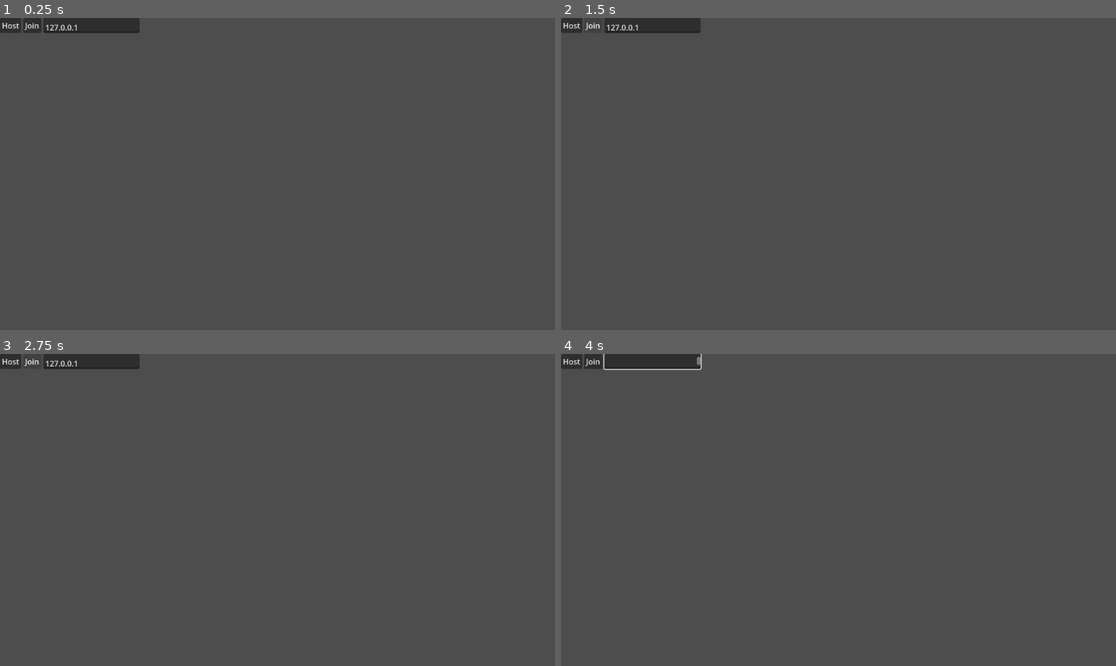
Above: before the commit, frames 1-4 (two rows, left to right).
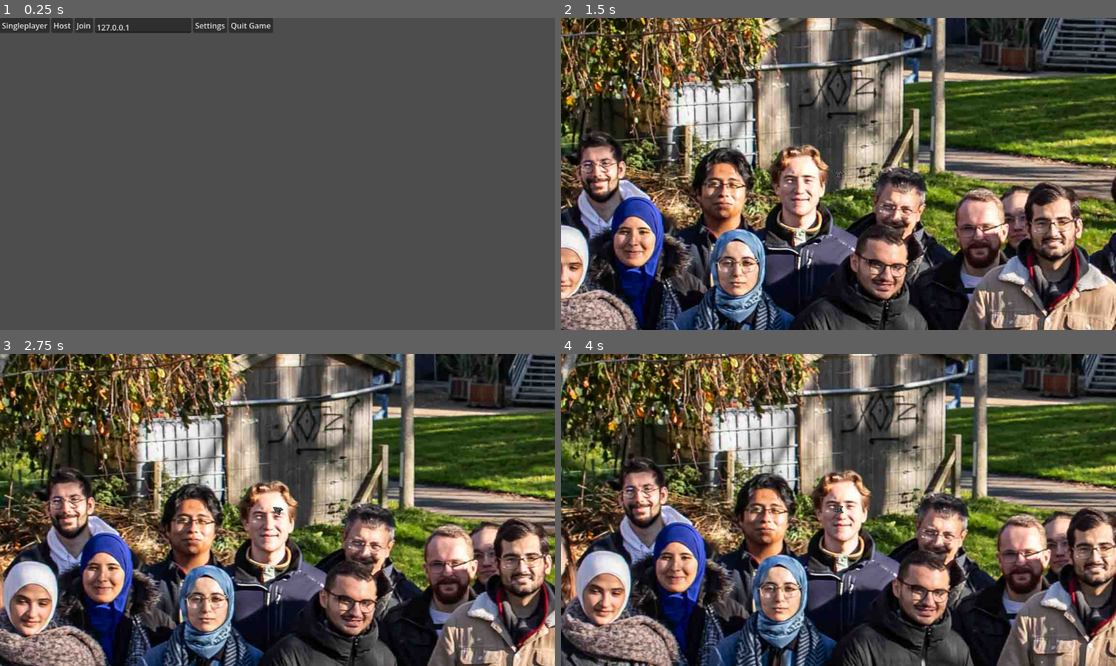
Above: after the commit, the same moments.

Repository: LiamRICE/functional-multiplayer-test-01
Game: Godot game, scene res://multiplayer.tscn
The game is run twice, just before and just after one commit, with the same random seed, the same clock (stepped at 60 frames per second) and the same inputs.
Inputs (mouse positions are in pixels of both pictures, inside the frame that each line leads up to):
- Up to frame 1 (0.25 s): no input
- Up to frame 2 (1.5 s): click "Host" at 0.5 s; click (583, 24) at 1.25 s, where only the run after the commit has a clickable "Singleplayer"
- Up to frame 3 (2.75 s): click (33, 360) at 2 s, where only the run before the commit has a clickable "Join"
- Up to frame 4 (4 s): move the mouse to (960, 494) at 2.77 s; hold Right (ui_right) 2.78-3.53 s; tap Enter at 3.5 s; move the mouse to (727, 525) at 3.52 s; hold Down (ui_down) from 3.53 s (still down)

The runs differ from the first frame. In frame 1, 1.3% of the frame differs, in the area x 0-50%, y 0-5%; in frame 2, 88%, in the area x 0-100%, y 0-100%; in frame 3, 88%; in frame 4, 87%.

Commit message:
Added a game menu, pausing for the host, quitting and loading into multiplayer and singleplayer games, and disconnecting the client gracefully

Diff:
--- a/multiplayer.gd
+++ b/multiplayer.gd
@@ -1,11 +1,13 @@
 extends Node
 
 const PORT:int = 4433
+var paused:bool = true
+var is_multiplayer:bool = false
 
 # Called when the node enters the scene tree for the first time.
 func _ready() -> void:
 # Start paused.
-	get_tree().paused = true
+	get_tree().paused = paused
 	# You can save bandwidth by disabling server relay and peer notifications.
 	multiplayer.server_relay = false
 
@@ -14,12 +16,33 @@
 		print("Automatically starting dedicated server.")
 		_on_host_pressed.call_deferred()
 
+	#multiplayer.peer_disconnected.connect(_on_disconnection)
+	multiplayer.server_disconnected.connect(_on_disconnection)
+
 
 func _on_host_pressed() -> void:
 	# Start as server.
+	host_game()
+
+
+func _on_connect_pressed() -> void:
+	join_game()
+
+
+func _on_singleplayer_pressed() -> void:
+	start_game()
+
+
+func _on_disconnection():
+	print("Disconnected!")
+	%MainUI.visible = true
+
+
+func host_game(port:int=PORT):
 	print("Pressed host")
+	is_multiplayer = true
 	var peer = ENetMultiplayerPeer.new()
-	peer.create_server(PORT)
+	peer.create_server(port)
 	if peer.get_connection_status() == MultiplayerPeer.CONNECTION_DISCONNECTED:
 		OS.alert("Failed to start multiplayer server.")
 		return
@@ -27,15 +50,22 @@
 	print("Server Hosted")
 	start_game()
 
-func _on_connect_pressed() -> void:
+
+func join_game(port:int=PORT):
 	# Start as client.
+	is_multiplayer = true
 	print("Pressed connect")
-	var txt : String = $UI/Net/Options/Remote.text
-	if txt == "":
+	var ip_address : String = %Remote.text
+	if ip_address == "":
 		OS.alert("Need a remote to connect to.")
 		return
 	var peer = ENetMultiplayerPeer.new()
-	peer.create_client(txt, PORT)
+	peer.create_client(ip_address, port)
+
+	print("Connection Status :", peer.get_connection_status())
+	print("CONNECTED: ", ENetMultiplayerPeer.ConnectionStatus.CONNECTION_CONNECTED)
+	print("CONNECTING: ", ENetMultiplayerPeer.ConnectionStatus.CONNECTION_CONNECTING)
+	print("DISCONNECTED: ", ENetMultiplayerPeer.ConnectionStatus.CONNECTION_DISCONNECTED)
 	if peer.get_connection_status() == MultiplayerPeer.CONNECTION_DISCONNECTED:
 		OS.alert("Failed to start multiplayer client.")
 		return
@@ -46,11 +76,12 @@
 
 func start_game():
 	# Hide the UI and unpause to start the game.
-	$UI.hide()
+	%MainUI.hide()
 	get_tree().paused = false
+	paused = false
 	# Only change level on the server.
 	# Clients will instantiate the level via the spawner.
-	if multiplayer.is_server():
+	if multiplayer.is_server() or is_multiplayer == false:
 		change_level.call_deferred(load("res://level.tscn"))
 
 
@@ -61,4 +92,30 @@
 		level.remove_child(c)
 		c.queue_free()
 	# Add new level.
-	level.add_child(scene.instantiate())
+	if scene != null:
+		level.add_child(scene.instantiate())
+
+
+func _input(event: InputEvent) -> void:
+	if event.is_action_pressed("game_menu"):
+		print("Game Menu action pressed")
+		paused = !paused
+		%GameMenuUI.visible = paused
+		get_tree().paused = paused
+
+
+func _on_quit_level_button_pressed() -> void:
+	change_level(null)
+	%MainUI.visible = true
+	%GameMenuUI.visible = false
+	paused = true
+	is_multiplayer = false
+	multiplayer.multiplayer_peer.close()
+	multiplayer.multiplayer_peer = OfflineMultiplayerPeer.new()
+	get_tree().paused = true
+
+
+func _on_resume_level_button_pressed() -> void:
+	%GameMenuUI.visible = false
+	paused = false
+	get_tree().paused = paused
--- a/multiplayer.tscn
+++ b/multiplayer.tscn
@@ -1,39 +1,99 @@
 [gd_scene format=3 uid="uid://wldfbfwr8dn2"]
 
 [ext_resource type="Script" uid="uid://ym2dtvlp42vm" path="res://multiplayer.gd" id="1_o4y1c"]
+[ext_resource type="Script" uid="uid://bml7p1m8wco75" path="res://ui_manager.gd" id="2_wktud"]
 
 [node name="Multiplayer" type="Node" unique_id=743440370]
 process_mode = 3
 script = ExtResource("1_o4y1c")
 
 [node name="UI" type="Control" parent="." unique_id=167570561]
+unique_name_in_owner = true
+z_index = 1
 layout_mode = 3
 anchors_preset = 15
 anchor_right = 1.0
 anchor_bottom = 1.0
 grow_horizontal = 2
 grow_vertical = 2
+script = ExtResource("2_wktud")
 
-[node name="Net" type="VBoxContainer" parent="UI" unique_id=829517810]
+[node name="MainUI" type="Control" parent="UI" unique_id=526398685]
+unique_name_in_owner = true
+anchors_preset = 0
+offset_right = 40.0
+offset_bottom = 40.0
+
+[node name="Net" type="VBoxContainer" parent="UI/MainUI" unique_id=829517810]
 layout_mode = 1
 offset_right = 290.0
 offset_bottom = 40.0
 
-[node name="Options" type="HBoxContainer" parent="UI/Net" unique_id=1105222295]
+[node name="Options" type="HBoxContainer" parent="UI/MainUI/Net" unique_id=1105222295]
 layout_mode = 2
 
-[node name="Host" type="Button" parent="UI/Net/Options" unique_id=37756137]
+[node name="Singleplayer" type="Button" parent="UI/MainUI/Net/Options" unique_id=1811942983]
+unique_name_in_owner = true
+layout_mode = 2
+text = "Singleplayer"
+
+[node name="Host" type="Button" parent="UI/MainUI/Net/Options" unique_id=37756137]
+unique_name_in_owner = true
 layout_mode = 2
 text = "Host"
 
-[node name="Connect" type="Button" parent="UI/Net/Options" unique_id=416203225]
+[node name="Connect" type="Button" parent="UI/MainUI/Net/Options" unique_id=416203225]
+unique_name_in_owner = true
 layout_mode = 2
 text = "Join"
 
-[node name="Remote" type="TextEdit" parent="UI/Net/Options" unique_id=1355333870]
+[node name="Remote" type="TextEdit" parent="UI/MainUI/Net/Options" unique_id=1355333870]
+unique_name_in_owner = true
 custom_minimum_size = Vector2(200, 0)
 layout_mode = 2
 text = "127.0.0.1"
+
+[node name="SettingsButton" type="Button" parent="UI/MainUI/Net/Options" unique_id=876699517]
+layout_mode = 2
+text = "Settings"
+
+[node name="QuitGameButton" type="Button" parent="UI/MainUI/Net/Options" unique_id=516778627]
+layout_mode = 2
+text = "Quit Game"
+
+[node name="SettingsUI" type="Control" parent="UI" unique_id=694839226]
+unique_name_in_owner = true
+visible = false
+anchors_preset = 0
+offset_right = 40.0
+offset_bottom = 40.0
+
+[node name="ConfirmButton" type="Button" parent="UI/SettingsUI" unique_id=1833170498]
+layout_mode = 0
+offset_top = 35.0
+offset_right = 110.0
+offset_bottom = 66.0
+text = "Save Settings"
+
+[node name="GameMenuUI" type="Control" parent="UI" unique_id=1886660483]
+unique_name_in_owner = true
+visible = false
+anchors_preset = 0
+offset_right = 40.0
+offset_bottom = 40.0
+
+[node name="HBoxContainer" type="HBoxContainer" parent="UI/GameMenuUI" unique_id=1335649723]
+layout_mode = 0
+offset_right = 40.0
+offset_bottom = 40.0
+
+[node name="ResumeLevelButton" type="Button" parent="UI/GameMenuUI/HBoxContainer" unique_id=1158357559]
+layout_mode = 2
+text = "Resume"
+
+[node name="QuitLevelButton" type="Button" parent="UI/GameMenuUI/HBoxContainer" unique_id=1958576297]
+layout_mode = 2
+text = "Quit Game"
 
 [node name="Level" type="Node" parent="." unique_id=525876734]
 process_mode = 1
@@ -43,5 +103,11 @@
 spawn_path = NodePath("../Level")
 spawn_limit = 1
 
-[connection signal="pressed" from="UI/Net/Options/Host" to="." method="_on_host_pressed"]
-[connection signal="pressed" from="UI/Net/Options/Connect" to="." method="_on_connect_pressed"]
+[connection signal="pressed" from="UI/MainUI/Net/Options/Singleplayer" to="." method="_on_singleplayer_pressed"]
+[connection signal="pressed" from="UI/MainUI/Net/Options/Host" to="." method="_on_host_pressed"]
+[connection signal="pressed" from="UI/MainUI/Net/Options/Connect" to="." method="_on_connect_pressed"]
+[connection signal="pressed" from="UI/MainUI/Net/Options/SettingsButton" to="UI" method="_on_settings_button_pressed"]
+[connection signal="pressed" from="UI/MainUI/Net/Options/QuitGameButton" to="UI" method="_on_settings_button_pressed"]
+[connection signal="pressed" from="UI/SettingsUI/ConfirmButton" to="UI" method="_on_confirm_button_pressed"]
+[connection signal="pressed" from="UI/GameMenuUI/HBoxContainer/ResumeLevelButton" to="." method="_on_resume_level_button_pressed"]
+[connection signal="pressed" from="UI/GameMenuUI/HBoxContainer/QuitLevelButton" to="." method="_on_quit_level_button_pressed"]
--- a/player.gd
+++ b/player.gd
@@ -33,6 +33,5 @@
 		velocity.x = move_toward(velocity.x, 0, SPEED)
 		velocity.y = move_toward(velocity.y, 0, SPEED)
 
-	print("Velocity: ", velocity)
 	move_and_slide()
 	look_at(input_mouse)
--- a/project.godot
+++ b/project.godot
@@ -15,6 +15,14 @@
 config/features=PackedStringArray("4.6", "Forward Plus")
 config/icon="res://icon.svg"
 
+[input]
+
+game_menu={
+"deadzone": 0.2,
+"events": [Object(InputEventKey,"resource_local_to_scene":false,"resource_name":"","device":-1,"window_id":0,"alt_pressed":false,"shift_pressed":false,"ctrl_pressed":false,"meta_pressed":false,"pressed":false,"keycode":0,"physical_keycode":4194305,"key_label":0,"unicode":0,"location":0,"echo":false,"script":null)
+]
+}
+
 [physics]
 
 3d/physics_engine="Jolt Physics"
--- /dev/null
+++ b/ui_manager.gd
@@ -0,0 +1,21 @@
+extends Control
+
+var MainUI:Control
+var SettingsUI:Control
+var GameMenuUI:Control
+
+# Called when the node enters the scene tree for the first time.
+func _ready() -> void:
+	MainUI = %MainUI
+	SettingsUI = %SettingsUI
+	GameMenuUI = %GameMenuUI
+
+
+func _on_settings_button_pressed() -> void:
+	MainUI.visible = false
+	SettingsUI.visible = true
+
+
+func _on_confirm_button_pressed() -> void:
+	MainUI.visible = true
+	SettingsUI.visible = false
Not shown, added: ui_manager.gd.uid
